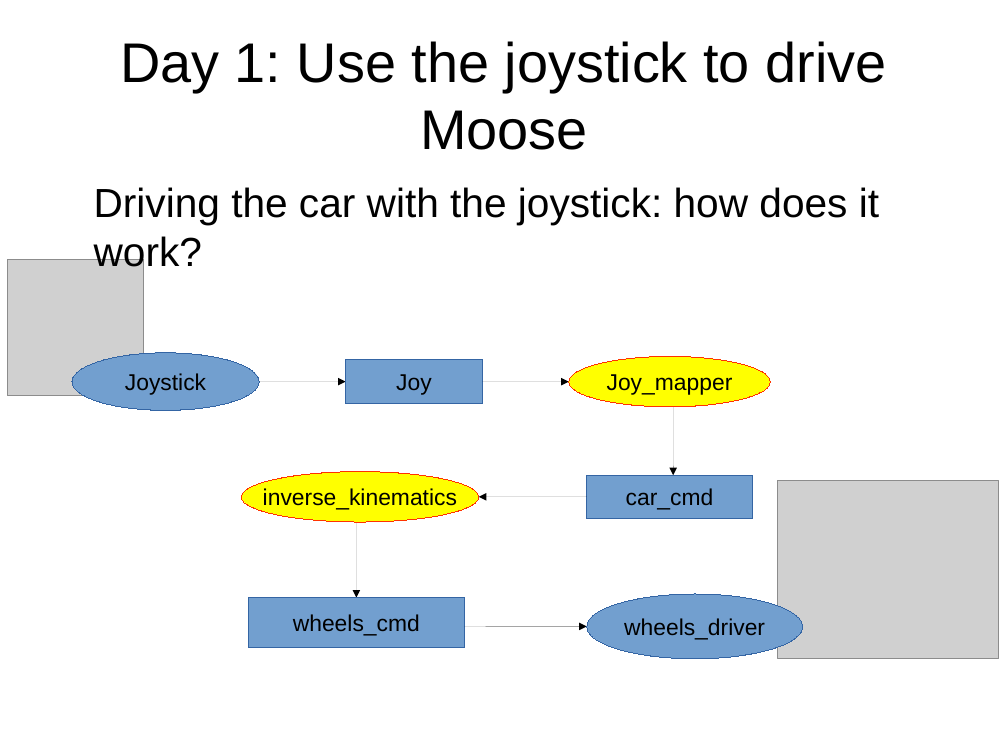
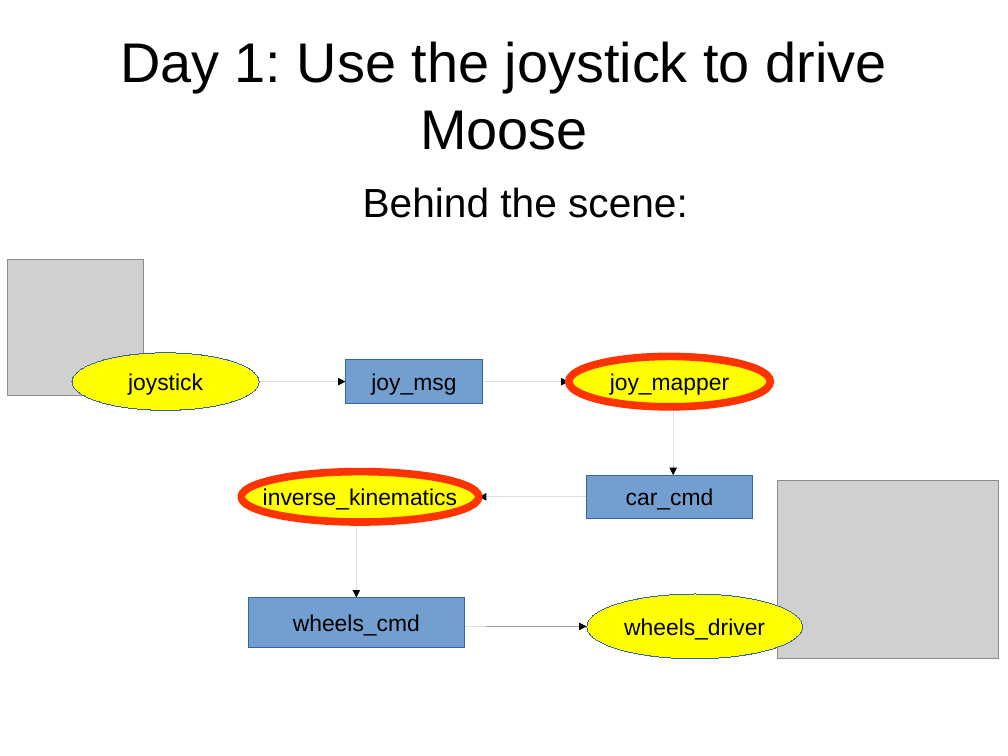
Before and after one commit to maivincent/MISE_presentations, a slide deck: slide 1 of step1_joystick_drive.odp. Drawn at 1008x756 pixels with LibreOffice and Linux fonts; fonts in the diff are those of the drawing; grey boxes stand for pictures. Boxes give left, top, right and bottom in pixels: in the first picture for what was removed or moved away, otherwise in the second. Text is boxed around its words. In the diff, an @@ line names an element or a change of style, - is before the commit and + after.

```diff
--- a/step1_joystick_drive.odp
+++ b/step1_joystick_drive.odp
@@ text at [363, 187, 688, 218]: text changed @@
-Driving the car with the joystick: how does it work?
+Behind the scene:
@@ ellipse "joystick" at [72, 353, 260, 411]: fill #729FCF to #FFFF00 @@
@@ ellipse "joy_mapper" at [569, 357, 770, 407]: outline #FF3300 0 pt to #FF3300 6.01 pt @@
@@ text in ellipse at [128, 373, 203, 395]: text changed @@
-Joystick
+joystick
@@ text in rectangle at [371, 373, 456, 395]: text changed @@
-Joy
+joy_msg
@@ text in ellipse at [610, 373, 729, 395]: text changed @@
-Joy_mapper
+joy_mapper
@@ ellipse "inverse_kinematics" at [241, 472, 479, 522]: outline #FF3300 0 pt to #FF3300 6.01 pt @@
@@ ellipse "wheels_driver" at [587, 595, 803, 659]: fill #729FCF to #FFFF00 @@
```
Also in this commit, not shown: 6 other slides changed, 5 slides added, 1 slide removed, 1 other file.
